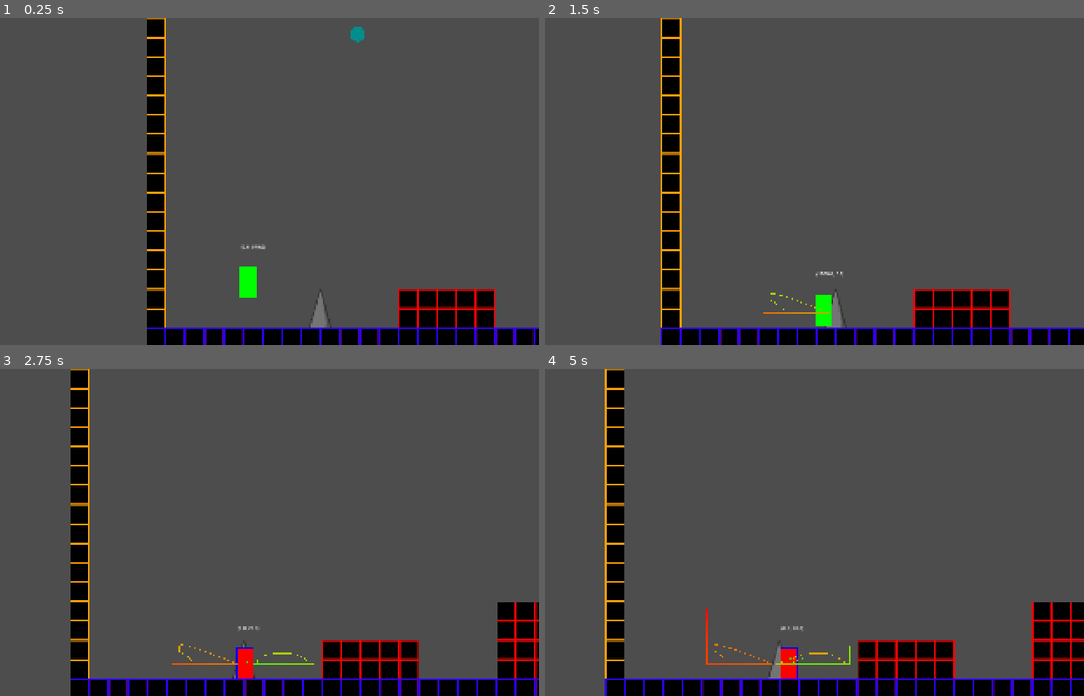
Above: before the commit, frames 1-4 (two rows, left to right).
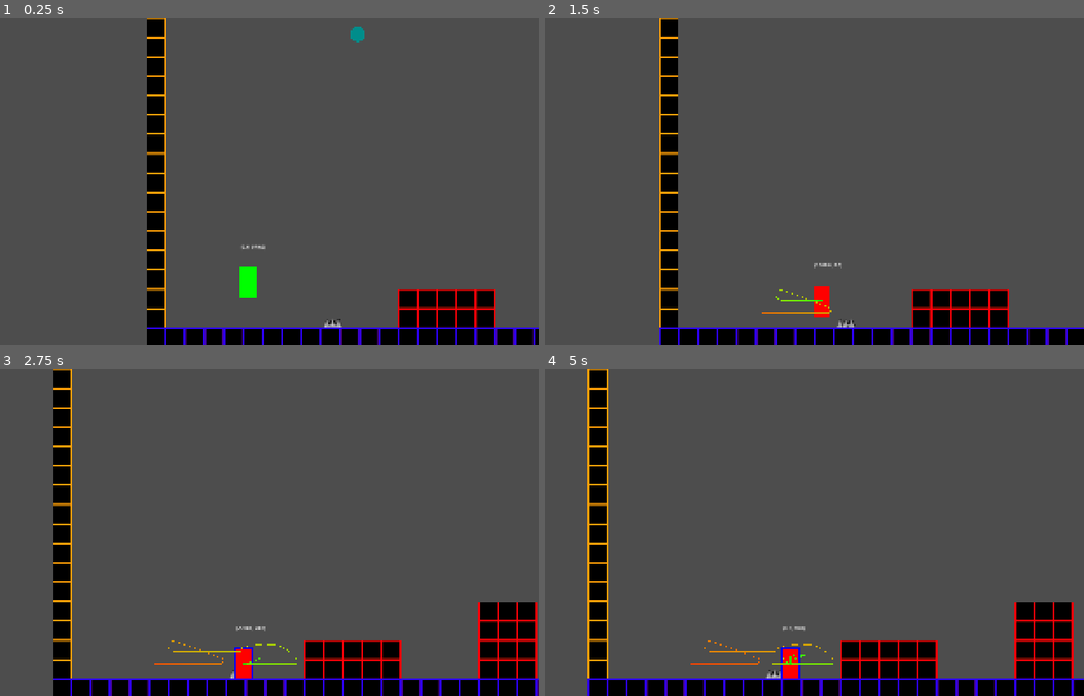
Above: after the commit, the same moments.

Repository: cmoll24/2025_IGC_Vela_Spark
Game: Godot game, scene res://src/levels/level_1V2.tscn
Two runs of this game, one before a commit and one after it. Both use one fixed random seed, a clock stepped at 60 frames per second and the inputs below. This scene is started directly instead of the project's main scene.
Inputs (mouse positions are in pixels of both pictures, inside the frame that each line leads up to):
- Up to frame 1 (0.25 s): no input
- Up to frame 2 (1.5 s): tap Enter at 0.5 s; move the mouse to (922, 165) at 0.52 s; hold C (dash) 0.53-1.28 s; hold Right (move_right) from 0.53 s (still down); click (922, 165) at 0.67 s; tap Z (jump) at 0.77 s; move the mouse to (674, 197) at 1.27 s; tap C (dash) at 1.35 s
- Up to frame 3 (2.75 s): tap Z (jump) at 1.52 s; move the mouse to (307, 460) at 2.02 s; release Right (move_right) at 2.03 s; hold Left (move_left) from 2.03 s (still down); hold C (dash) from 2.03 s (still down)
- Up to frame 4 (5 s): move the mouse to (765, 597) at 2.77 s; release Left (move_left) at 2.78 s; release C (dash) at 2.78 s; hold Right (move_right) 2.78-4.28 s; tap C (dash) at 2.85, 4.35 s; click (765, 597) at 2.92 s; tap Z (jump) at 3.02, 3.77, 4.52 s; move the mouse to (965, 581) at 3.52 s; hold C (dash) 3.53-4.28 s; move the mouse to (620, 483) at 4.27 s; hold Left (move_left) from 4.28 s (still down)

The runs differ from the first frame. In frame 1, 0.2% of the frame differs, in the area x 57-64%, y 84-95%; in frame 2, 3.2%; in frame 3, 10%; in frame 4, 11%, in the area x 7-100%, y 0-100%.
Error in both runs: Invalid access to property or key 'current_level' on a base object of type 'Nil'. (res://src/main/Globals.gd:20)

Commit message:
Created an updated spike
Should work, will add into levels

Diff:
--- a/2025-igc-boss/src/obstacles/Spikes.tscn
+++ b/2025-igc-boss/src/obstacles/Spikes.tscn
@@ -1,9 +1,10 @@
 [gd_scene load_steps=4 format=3 uid="uid://gsv221h3cqya"]
 
 [ext_resource type="Script" uid="uid://b8ajhgr82btkh" path="res://src/obstacles/spikes.gd" id="1_q6euu"]
-[ext_resource type="Texture2D" uid="uid://clr37rchabgf6" path="res://assets/debug/Adobe Express - file (2) (1).png" id="1_ve4pm"]
+[ext_resource type="Texture2D" uid="uid://b21v7eism7ovl" path="res://assets/debug/spikes v3.png" id="2_ve4pm"]
 
-[sub_resource type="RectangleShape2D" id="RectangleShape2D_ve4pm"]
+[sub_resource type="RectangleShape2D" id="RectangleShape2D_q6euu"]
+size = Vector2(64, 33)
 
 [node name="Spikes" type="Area2D" groups=["obstacles"]]
 collision_layer = 0
@@ -11,17 +12,15 @@
 script = ExtResource("1_q6euu")
 
 [node name="CollisionShape2D" type="CollisionShape2D" parent="."]
-scale = Vector2(3, 3)
-shape = SubResource("RectangleShape2D_ve4pm")
+position = Vector2(32, 35.5)
+shape = SubResource("RectangleShape2D_q6euu")
 debug_color = Color(0.33675003, 0.34981027, 0.39913458, 0.41960785)
 
 [node name="TextureRect" type="TextureRect" parent="CollisionShape2D"]
-offset_left = -35.0
-offset_top = -35.0
-offset_right = 29.0
-offset_bottom = 29.0
-texture = ExtResource("1_ve4pm")
-stretch_mode = 3
-flip_h = true
+offset_left = -32.5
+offset_top = -34.0
+offset_right = 31.5
+offset_bottom = 30.0
+texture = ExtResource("2_ve4pm")
 
 [connection signal="body_entered" from="." to="." method="_on_body_entered"]
Binary file added: 2025-igc-boss/assets/debug/Spikes v2.png
Not shown, added: 2025-igc-boss/assets/debug/Spikes v2.png.import
Binary file added: 2025-igc-boss/assets/debug/spikes v3.png
Not shown, added: 2025-igc-boss/assets/debug/spikes v3.png.import
Binary file added: 2025-igc-boss/src/levels/228-2287658_pixel-art-maker-spikes-pixel-art-removebg-preview (1).png
Not shown, added: 2025-igc-boss/src/levels/228-2287658_pixel-art-maker-spikes-pixel-art-removebg-preview (1).png.import
